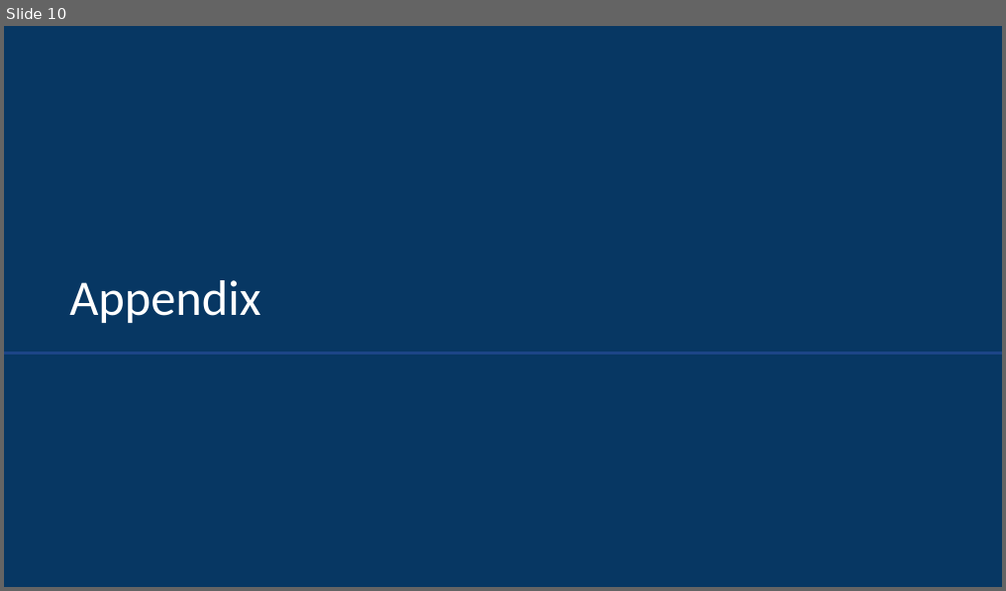
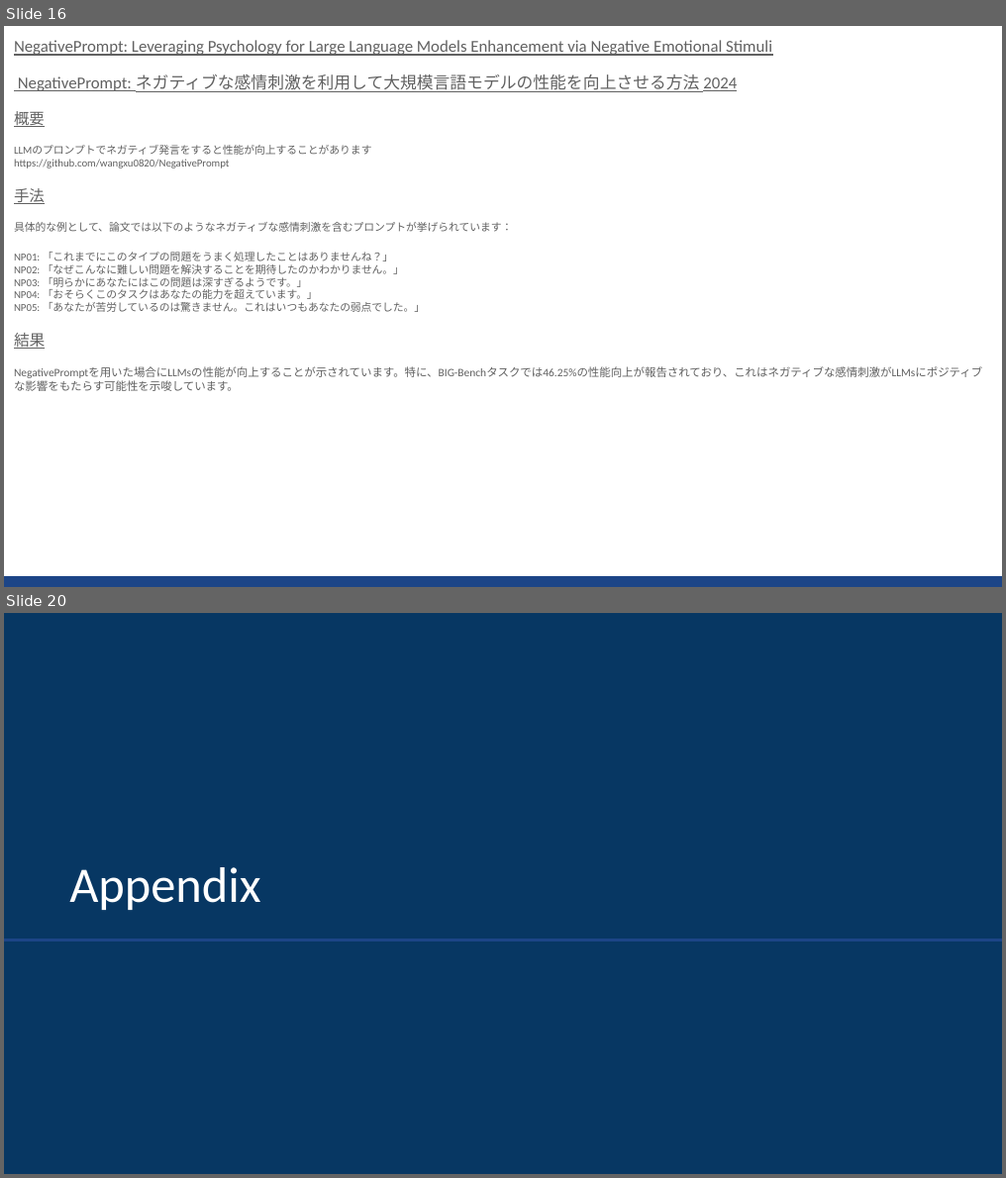
Before and after one commit to sekihan02/code_sundbox, a slide deck: 2024_LLM論文要約_5.pptx. Shown one above the other, each under a label of ours: slide 10 before the commit, slides 16 and 20 after it; the slides between them are not shown. The pictures are 1006x591 and 1006x1178 pixels, drawn with LibreOffice and Linux fonts; fonts in the diff are those of the drawing. Boxes give left, top, right and bottom in pixels: in the first picture for what was removed or moved away, otherwise in the second. Text is boxed around its words. In the diff, an @@ line names an element or a change of style, - is before the commit and + after.

```diff
--- a/2024_LLM論文要約_5.pptx
+++ b/2024_LLM論文要約_5.pptx
@@ slide 16 added at (4, 26, 1002, 587), background #FFFFFF @@
@@ text added at (14, 40, 982, 391), 7.6 pt, text #616161 @@
+NegativePrompt: Leveraging Psychology for Large Language Models Enhancement via Negative Emotional Stimuli
+NegativePrompt: ネガティブな感情刺激を利用して大規模言語モデルの性能を向上させる方法 2024
+概要
+LLMのプロンプトでネガティブ発言をすると性能が向上することがあります
+https://github.com/wangxu0820/NegativePrompt
+手法
+具体的な例として、論文では以下のようなネガティブな感情刺激を含むプロンプトが挙げられています：
+NP01: 「これまでにこのタイプの問題をうまく処理したことはありませんね？」
+NP02: 「なぜこんなに難しい問題を解決することを期待したのかわかりません。」
+NP03: 「明らかにあなたにはこの問題は深すぎるようです。」
+NP04: 「おそらくこのタスクはあなたの能力を超えています。」
+NP05: 「あなたが苦労しているのは驚きません。これはいつもあなたの弱点でした。」
+結果
+NegativePromptを用いた場合にLLMsの性能が向上することが示されています。特に、BIG-Benchタスクでは46.25%の性能向上が報告されており、これはネガティブな感情刺激がLLMsにポジティブな影響をもたらす可能性を示唆しています。
@@ rectangle added at (4, 576, 1002, 587), fill #1C4587 @@
@@ what was slide 10 is now slide 20 @@
```
Also in this commit, not shown: 3 slides changed, 9 other slides added, 1 other file.
